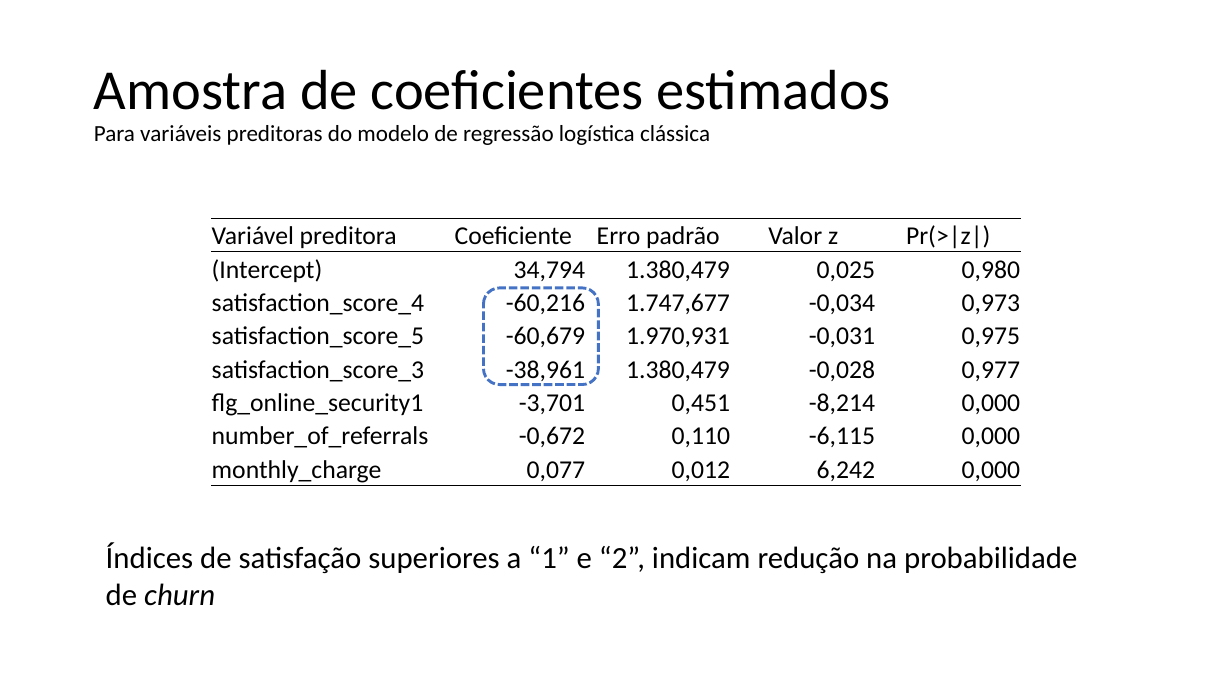
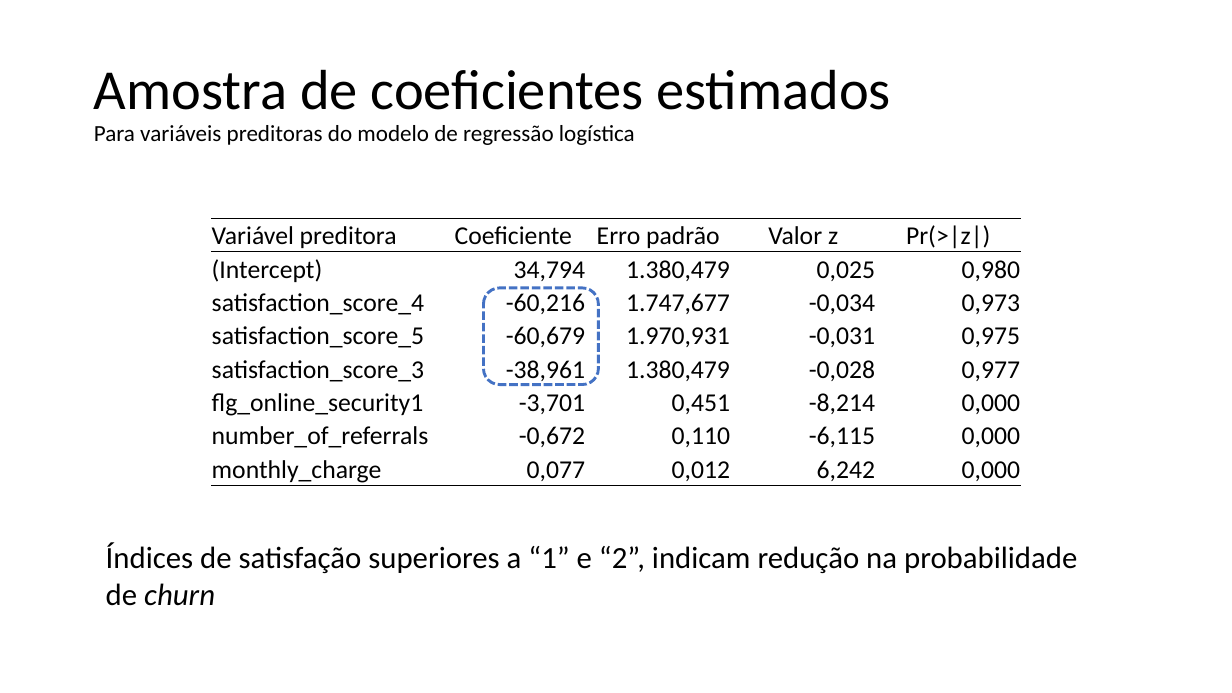
Before and after one commit to franzmonteiro/new_telco_churn, a slide deck: slide 18 of apresentacao.pptx (slide 19 before the commit). Drawn at 1232x693 pixels with LibreOffice and Linux fonts; fonts in the diff are those of the drawing; background and template pictures are left out. Boxes give left, top, right and bottom in pixels: in the first picture for what was removed or moved away, otherwise in the second. Text is boxed around its words. In the diff, an @@ line names an element or a change of style, - is before the commit and + after.

```diff
--- a/apresentacao.pptx
+++ b/apresentacao.pptx
@@ title at [94,69,891,145]: text changed @@
-Amostra de coeficientes estimados
-Para variáveis preditoras do modelo de regressão logística clássica
+Amostra de coeficientes estimados
+Para variáveis preditoras do modelo de regressão logística
```
Also in this commit, not shown: 7 other slides changed, 2 slides added, 2 slides removed.
